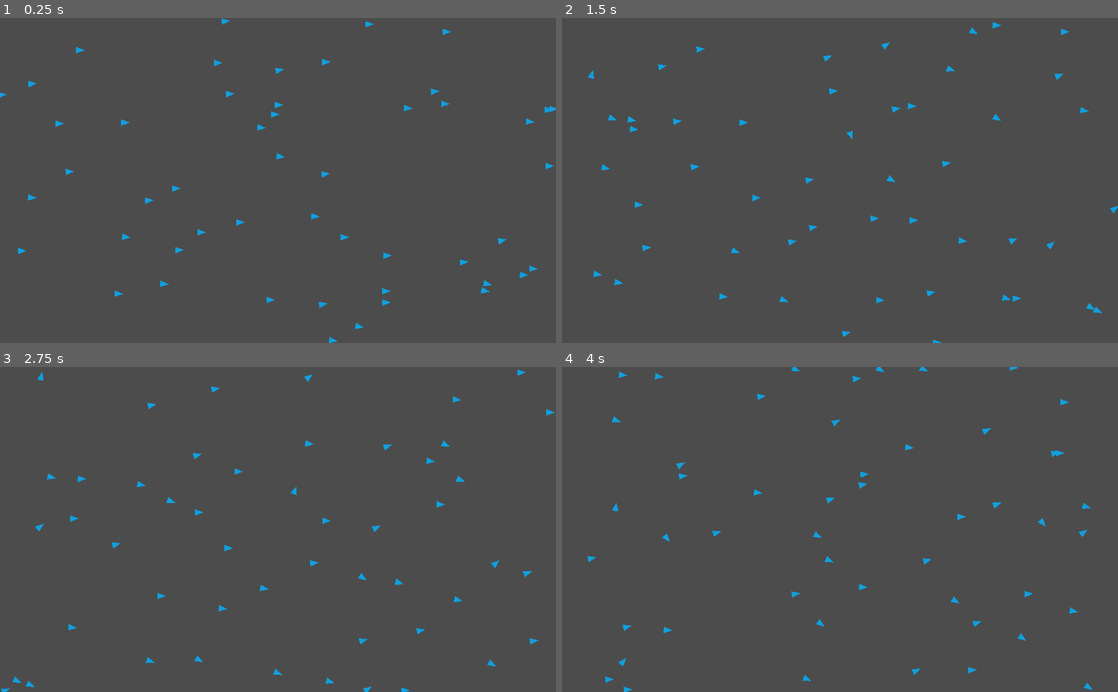
Above: before the commit, frames 1-4 (two rows, left to right).
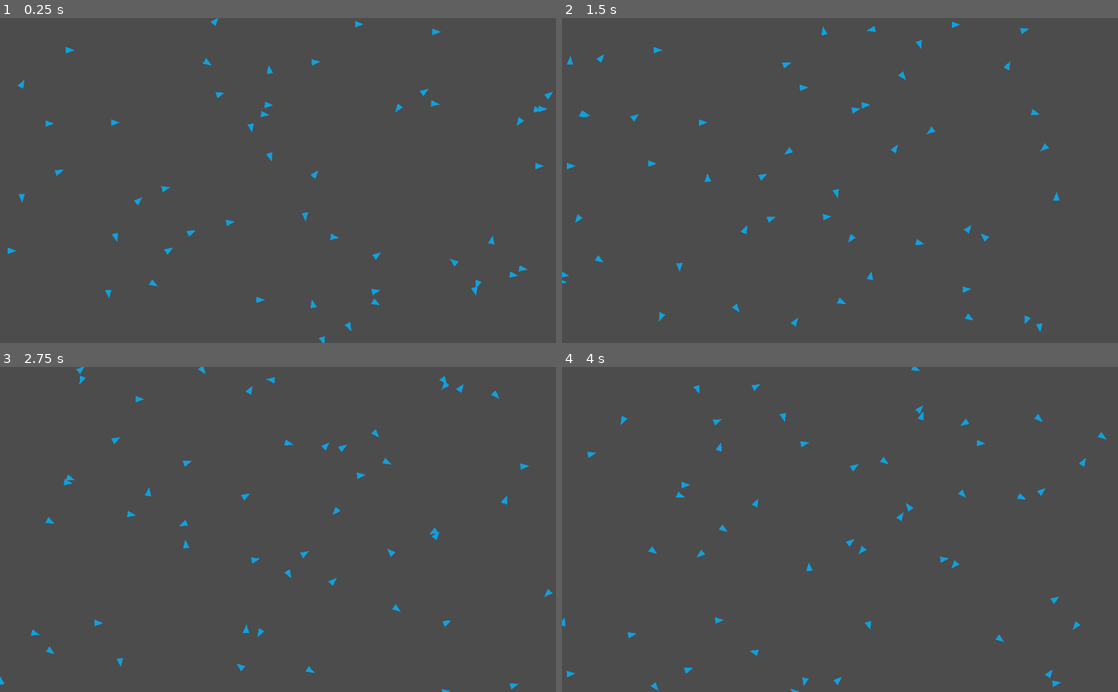
Above: after the commit, the same moments.

Repository: deplanty/boids-godot
Game: Godot game, scene res://scenes/board.tscn
Same seed, same stepped clock (60 frames per second), same inputs: the game is played once before the commit and once after it.
Inputs:
- Up to frame 1 (0.25 s): no input
- Up to frame 2 (1.5 s): no input
- Up to frame 3 (2.75 s): no input
- Up to frame 4 (4 s): no input

The runs differ from the first frame. In frame 1, 1.8% of the frame differs, in the area x 0-100%, y 0-100%; in frame 2, 1.8%; in frame 3, 1.8%; in frame 4, 1.8%.

Commit message:
Accelerate or decelerate to target speed

Diff:
--- a/scenes/boid.gd
+++ b/scenes/boid.gd
@@ -2,12 +2,23 @@
 
 # Boid parameters
 var id : String = ""
-export (Vector2) var speed := Vector2(5000, 0)  # pixel/???
+# Actual speed of the boid with direction
+export (Vector2) var speed := Vector2(100, 0)  # pixel/???
+# The target speed
+export (int) var speed_target := 5000  # pixel/???
+# The acceleration rate to the target speed
+export (float, 0.01, 1) var speed_target_rate := 0.7  # %
+# The radius where the boid can detect other boids
 export (int) var detection_radius := 80  # pixel
-export (float, 0.01, 0.99) var protection_radius := 0.3  # %
-export (float, 0.01, 0.99) var separation := 0.5  # %
-export (float, 0.01, 0.99) var aligment := 0.5  # %
-export (float, 0.01, 0.99) var cohesion := 0.5  # %
+# The percent of the detection radius used as the protective radius
+# The boid tries to get away from those in this range
+export (float, 0.01, 1) var protection_radius := 0.3  # %
+# Rate at which the boid get away from the others
+export (float, 0.01, 1) var separation := 0.5  # %
+# Rate at which the boid align with the others
+export (float, 0.01, 1) var aligment := 0.5  # %
+# Rate at which the boid stay close to the others
+export (float, 0.01, 1) var cohesion := 0.5  # %
 # Scenes and objects
 onready var detection_area = $Area2D
 
@@ -20,13 +31,18 @@
 
 func _process(delta) -> void:
 
-	var boids = detection_area.get_overlapping_bodies()
+	# Detect boids in protection radius and go far from them
 	var closed_delta = Vector2(0, 0)
 	for boid in get_boids_in_protection():
 		closed_delta.x += position.x - boid.position.x
 		closed_delta.y += position.y - boid.position.y
+	speed += closed_delta * separation
 
-	speed += closed_delta * separation
+	# Adapt speed to match the target speed
+	var speed_magnitude = speed.length()
+	speed *= 1 + ((speed_target - speed_magnitude) / speed_magnitude) * speed_target_rate * delta
+
+	# Move the boids according to the calculated speed
 	move_and_slide(speed * delta)
 	look_at(position + speed)
 
